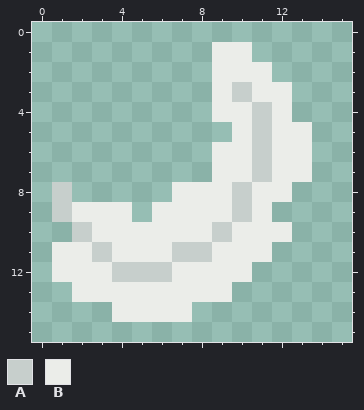
A pixel-art file gets an edit: art/pickups/downfeather.aseprite. The picture above is the old version.
16x16 pixels, 1 frame.
Visible layers, top first: "Layer 2", "Layer 1".
Palette (. is transparent): A #c7cfcc  B #ebede9
Pixels before, first column x 1:
 1 ........BB...
 2 ........BBB..
 3 ........BABB.
 4 ........BBAB.
 5 .........BABB
 6 ........BBABB
 7 ........BBABB
 8 A.....BBBABB.
 9 ABBB.BBBBAB..
10 .ABBBBBBABBB.
11 BBABBBAABBB..
12 BBBAAABBBB...
13 .BBBBBBBB....
14 ...BBBB......
The same view after the edit:
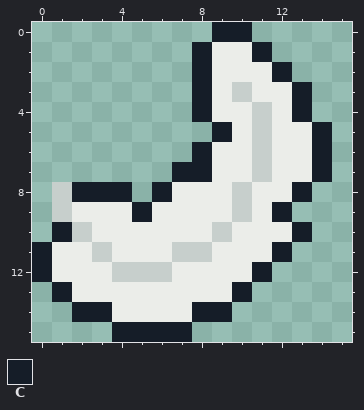
Colours new in this view: C #151d28
Changes in this commit:
{"where": "layer \"Layer 1\""}
{"y":0,"x":9,"old":"..","new":"CC"}
{"y":1,"x":8,"old":".","new":"C"}
{"y":1,"x":11,"old":".","new":"C"}
{"y":2,"x":8,"old":".","new":"C"}
{"y":2,"x":12,"old":".","new":"C"}
{"y":3,"x":8,"old":".","new":"C"}
{"y":3,"x":13,"old":".","new":"C"}
{"y":4,"x":8,"old":".","new":"C"}
{"y":4,"x":13,"old":".","new":"C"}
{"y":5,"x":9,"old":".","new":"C"}
{"y":5,"x":14,"old":".","new":"C"}
{"y":6,"x":8,"old":".","new":"C"}
{"y":6,"x":14,"old":".","new":"C"}
{"y":7,"x":7,"old":"..","new":"CC"}
{"y":7,"x":14,"old":".","new":"C"}
{"y":8,"x":2,"old":"...","new":"CCC"}
{"y":8,"x":6,"old":".","new":"C"}
{"y":8,"x":13,"old":".","new":"C"}
{"y":9,"x":5,"old":".","new":"C"}
{"y":9,"x":12,"old":".","new":"C"}
{"y":10,"x":1,"old":".","new":"C"}
{"y":10,"x":13,"old":".","new":"C"}
{"y":11,"x":0,"old":".","new":"C"}
{"y":11,"x":12,"old":".","new":"C"}
{"y":12,"x":0,"old":".","new":"C"}
{"y":12,"x":11,"old":".","new":"C"}
{"y":13,"x":1,"old":".","new":"C"}
{"y":13,"x":10,"old":".","new":"C"}
{"y":14,"x":2,"old":"..","new":"CC"}
{"y":14,"x":8,"old":"..","new":"CC"}
{"y":15,"x":4,"old":"....","new":"CCCC"}
{"label":"added","picture_box":[32,22,332,342]}
